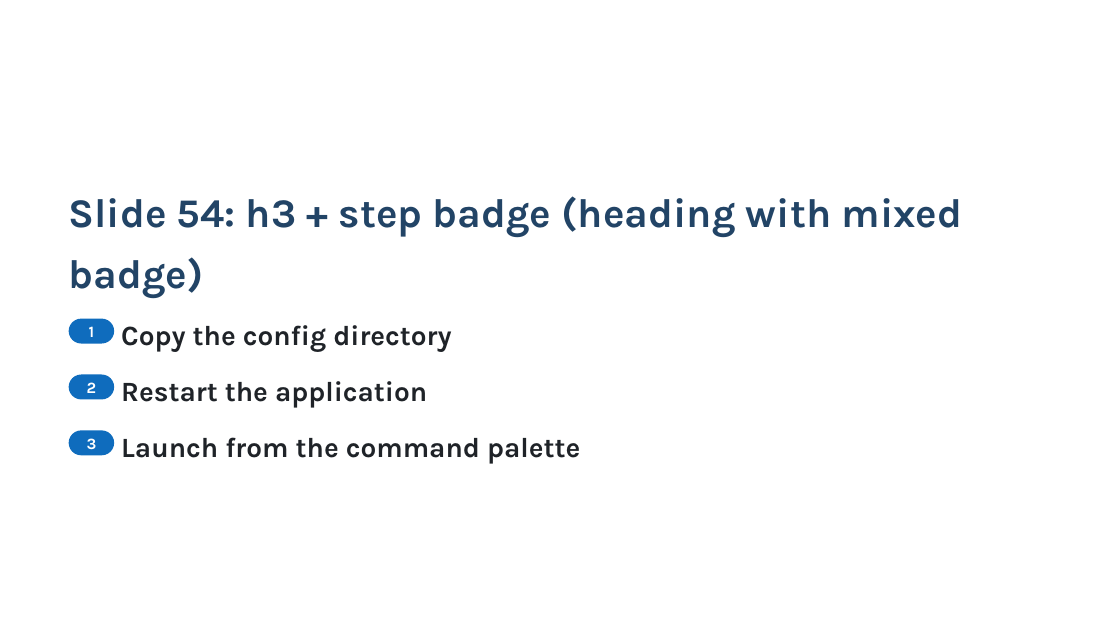
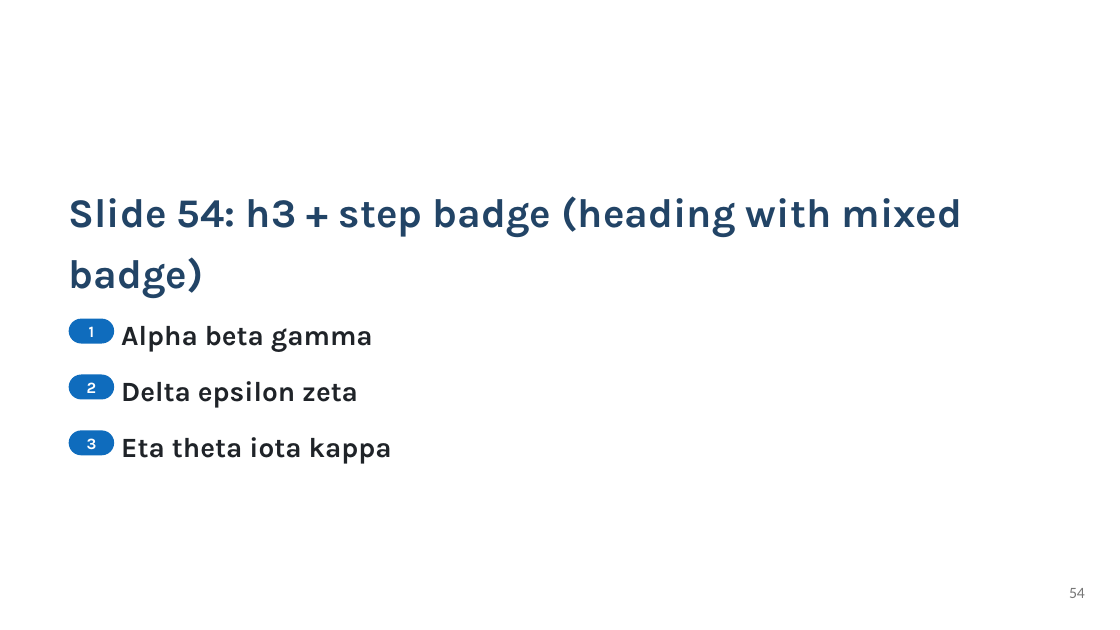
Before and after one commit to KatsuYuzu/marp-to-editable-pptx, a slide deck: slide 54 of output-pptx/test-output.pptx. Drawn at 1120x630 pixels with LibreOffice and Linux fonts; fonts in the diff are those of the drawing. Boxes give left, top, right and bottom in pixels: in the first picture for what was removed or moved away, otherwise in the second. Text is boxed around its words. In the diff, an @@ line names an element or a change of style, - is before the commit and + after.

```diff
--- a/output-pptx/test-output.pptx
+++ b/output-pptx/test-output.pptx
@@ text at (x1=121, y1=326, x2=373, y2=352): text changed @@
-Copy the config directory
+Alpha beta gamma
@@ text at (x1=121, y1=381, x2=358, y2=407): text changed @@
-Restart the application
+Delta epsilon zeta
@@ text at (x1=121, y1=437, x2=392, y2=463): text changed @@
-Launch from the command palette
+Eta theta iota kappa
@@ page number added at (x1=1069, y1=588, x2=1085, y2=598), 13.5 pt, text #777777 @@
+54
```
Also in this commit, not shown: 54 other slides changed, 12 slides added, 8 slides removed, 4 other files.
